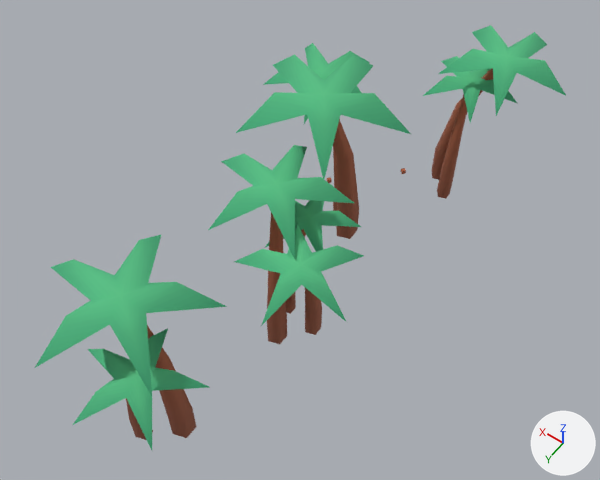
Before and after pictures for a commit that changed the glTF model public/assets/toycar/set-jungle-grove-lite.glb.
The view is the same before and after, from a 50 mm lens placed at (-8.9, 11.42, 20.23), pointed at (-0.6, -0.2, 1.97). The lights are fixed; the arrows at lower right show +X, +Y and +Z. The older version comes first. Where no turn or scale is listed for an object, it has been applied to the vertices. Vertices at exactly the same position are counted once.

The scene before the commit, as lines of its bpy script (objects in view):
```python
ob_anim_drape_sway_a_x_d_3_p_3_2_d = bpy.data.objects.new('anim_drape+sway:a=x:d=3:p=3.2#d', me_anim_drape_sway_a_x_d_3_p_3_2_d)
ob_anim_drape_sway_a_x_d_3_p_3_2_d.location = (-1.6, -7.2, 0.0)
ob_anim_drape_sway_a_x_d_3_p_4_1_b = bpy.data.objects.new('anim_drape+sway:a=x:d=3:p=4.1#b', me_anim_drape_sway_a_x_d_3_p_4_1_b)
ob_anim_drape_sway_a_x_d_3_p_4_1_b.location = (-1.0, 1.0, 0.0)
ob_anim_drape_sway_a_z_d_3_p_3_8_a = bpy.data.objects.new('anim_drape+sway:a=z:d=3:p=3.8#a', me_anim_drape_sway_a_z_d_3_p_3_8_a)
ob_anim_drape_sway_a_z_d_3_p_3_8_a.location = (0.2, 5.5, 0.0)
ob_anim_drape_sway_a_z_d_3_p_4_4_c = bpy.data.objects.new('anim_drape+sway:a=z:d=3:p=4.4#c', me_anim_drape_sway_a_z_d_3_p_4_4_c)
ob_anim_drape_sway_a_z_d_3_p_4_4_c.location = (0.1, -3.6, 0.0)
```
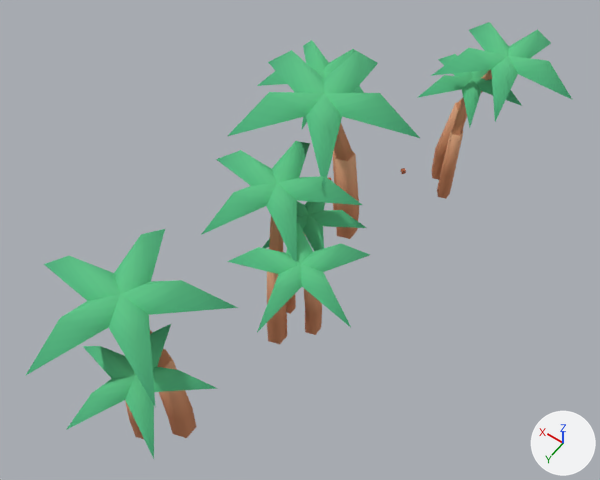
Where the change shows, as pixel boxes (x1, y1, x2, y2) in the pictures (600 x 480 px; the box of a moved part takes in the faces that stretch with it):
'anim_drape+sway:a=z:d=3:p=3.8#a', reshaped (11% wider, 6% taller): before (35, 234, 227, 450); after (25, 229, 238, 459)
'anim_drape+sway:a=x:d=3:p=4.1#b', reshaped (8% wider): before (208, 145, 364, 344); after (201, 141, 370, 344)
'anim_drape+sway:a=z:d=3:p=4.4#c', reshaped (10% wider): before (236, 43, 411, 239); after (228, 40, 420, 239)
'anim_drape+sway:a=x:d=3:p=3.2#d', reshaped (8% wider): before (423, 25, 566, 199); after (417, 22, 572, 199)
part 1 of me_anim_drape_sway_a_x_d_3_p_3_2_d, moved or reshaped: before (438, 25, 566, 116); after (431, 22, 572, 121)
part 2 of me_anim_drape_sway_a_x_d_3_p_3_2_d, moved or reshaped: before (423, 56, 518, 122); after (417, 54, 522, 127)
part 3 of me_anim_drape_sway_a_x_d_3_p_3_2_d, added (orange): after (435, 102, 467, 177)
part 4 of me_anim_drape_sway_a_x_d_3_p_3_2_d, surface changed: (431, 70, 492, 199) in both
part 5 of me_anim_drape_sway_a_x_d_3_p_4_1_b, moved or reshaped: before (208, 145, 354, 259); after (201, 141, 362, 266)
part 6 of me_anim_drape_sway_a_x_d_3_p_4_1_b, moved or reshaped: before (234, 223, 364, 326); after (227, 220, 370, 332)
part 7 of me_anim_drape_sway_a_x_d_3_p_4_1_b, moved or reshaped: before (265, 200, 361, 251); after (262, 201, 366, 324)
part 8 of me_anim_drape_sway_a_x_d_3_p_4_1_b, surface changed (lighter): (267, 216, 322, 344) in both
part 9 of me_anim_drape_sway_a_z_d_3_p_3_8_a, moved or reshaped: before (35, 234, 227, 396); after (25, 229, 238, 406)
part 10 of me_anim_drape_sway_a_z_d_3_p_3_8_a, moved or reshaped: before (73, 328, 209, 450); after (66, 324, 216, 459)
part 11 of me_anim_drape_sway_a_z_d_3_p_3_8_a, surface changed: (129, 330, 197, 439) in both
part 12 of me_anim_drape_sway_a_z_d_3_p_4_4_c, moved or reshaped: before (236, 54, 411, 179); after (228, 50, 420, 189)
part 13 of me_anim_drape_sway_a_z_d_3_p_4_4_c, moved or reshaped: before (263, 43, 370, 124); after (257, 40, 364, 129)
part 14 of me_anim_drape_sway_a_z_d_3_p_4_4_c, added (brown): after (333, 150, 359, 217)
part 15 of me_anim_drape_sway_a_z_d_3_p_4_4_c, surface changed (lighter): (333, 123, 359, 239) in both

The change, as a diff of the scene's bpy script:
```diff
--- a/public/assets/toycar/set-jungle-grove-lite.glb.py
+++ b/public/assets/toycar/set-jungle-grove-lite.glb.py
@@ me_anim_drape_sway_a_x_d_3_p_3_2_d @@
-me_anim_drape_sway_a_x_d_3_p_3_2_d.from_pydata(...)  # 72 vertices, 100 faces; spans x -3.04..1.12, y -2.45..1.31, z -1.1..4.7
+me_anim_drape_sway_a_x_d_3_p_3_2_d.from_pydata(...)  # 82 vertices, 120 faces; spans x -3.24..1.25, y -2.64..1.49, z -1.1..4.74
+# me_anim_drape_sway_a_x_d_3_p_3_2_d part 1: the loose piece of 16 vertices spanning x -3.04..0.59, y -2.45..1.31, z 3.79..4.7 is scaled about its middle by 1.1, then moved by (-0.02, 0.0, -0.01)
+# me_anim_drape_sway_a_x_d_3_p_3_2_d part 2: the loose piece of 16 vertices spanning x -1.75..1.12, y -1.72..1.12, z 2.91..3.6 is scaled about its middle by 1.1, then moved by (-0.01, -0.01, 0.0)
+# me_anim_drape_sway_a_x_d_3_p_3_2_d part 3: 10 vertices added at x -0.53..0.12, y -0.47..0.59, z 1.65..2.15
+# me_anim_drape_sway_a_x_d_3_p_3_2_d part 4: 40 kept faces spanning x -1.17..0.46, y -0.67..0.82, z -1.1..4.3 get new texture (UV) coordinates
 me_anim_drape_sway_a_x_d_3_p_3_2_d.materials.append(mat_colormap)
@@ me_anim_drape_sway_a_x_d_3_p_4_1_b @@
-me_anim_drape_sway_a_x_d_3_p_4_1_b.from_pydata(...)  # 108 vertices, 150 faces; spans x -2.59..2.82, y -2.73..2.35, z -1.1..4.8
+me_anim_drape_sway_a_x_d_3_p_4_1_b.from_pydata(...)  # 123 vertices, 180 faces; spans x -2.76..3.02, y -2.92..2.52, z -1.1..4.85
+# me_anim_drape_sway_a_x_d_3_p_4_1_b part 5: the loose piece of 16 vertices spanning x -0.94..2.82, y -2.73..1.11, z 3.87..4.8 is scaled about its middle by 1.1, then moved by (0.01, -0.01, -0.01)
+# me_anim_drape_sway_a_x_d_3_p_4_1_b part 6: the loose piece of 16 vertices spanning x -2.59..0.73, y -0.86..2.35, z 3.35..4.15 is scaled about its middle by 1.1, then moved by (0.0, 0.01, -0.01)
+# me_anim_drape_sway_a_x_d_3_p_4_1_b part 7: 15 vertices removed from x -1.05..1.58, y -2.65..0.05, z 2.73..3.39; 30 vertices added at x -1.17..1.72, y -2.79..0.22, z 1.55..3.41
+# me_anim_drape_sway_a_x_d_3_p_4_1_b part 8: 60 kept faces spanning x -1.0..0.94, y -1.37..0.71, z -1.1..4.4 get new texture (UV) coordinates
 me_anim_drape_sway_a_x_d_3_p_4_1_b.materials.append(mat_colormap)
@@ me_anim_drape_sway_a_z_d_3_p_3_8_a @@
-me_anim_drape_sway_a_z_d_3_p_3_8_a.from_pydata(...)  # 72 vertices, 100 faces; spans x -2.17..2.4, y -2.34..2.23, z -1.1..5.46
+me_anim_drape_sway_a_z_d_3_p_3_8_a.from_pydata(...)  # 82 vertices, 120 faces; spans x -2.31..2.63, y -2.56..2.39, z -1.1..5.51
+# me_anim_drape_sway_a_z_d_3_p_3_8_a part 9: the loose piece of 16 vertices spanning x -1.82..2.4, y -2.34..2.03, z 4.4..5.46 is scaled about its middle by 1.1, then moved by (0.02, 0.0, -0.01)
+# me_anim_drape_sway_a_z_d_3_p_3_8_a part 10
+# 15 vertices are removed from x -2.17..0.84, y -0.92..2.23, z 3.17..3.93
+# 40 faces are deleted
+# 1 vertex moves within x -0.81, y 0.67, z 3.67
+# 25 vertices are added at x -2.31..1.01, y -1.07..2.39, z 1.8..3.96
+# 60 new faces join them
+# me_anim_drape_sway_a_z_d_3_p_3_8_a part 11: 40 kept faces spanning x -0.91..0.46, y -0.79..0.78, z -1.1..5.0 get new texture (UV) coordinates
 me_anim_drape_sway_a_z_d_3_p_3_8_a.materials.append(mat_colormap)
@@ me_anim_drape_sway_a_z_d_3_p_4_4_c @@
-me_anim_drape_sway_a_z_d_3_p_4_4_c.from_pydata(...)  # 72 vertices, 100 faces; spans x -2.27..2.97, y -2.54..3.25, z -1.1..5.79
+me_anim_drape_sway_a_z_d_3_p_4_4_c.from_pydata(...)  # 82 vertices, 120 faces; spans x -2.5..3.12, y -2.71..3.45, z -1.1..5.84
+# me_anim_drape_sway_a_z_d_3_p_4_4_c part 12: the loose piece of 16 vertices spanning x -2.27..2.37, y -1.19..3.25, z 4.67..5.79 is scaled about its middle by 1.1, then moved by (0.0, -0.02, -0.01)
+# me_anim_drape_sway_a_z_d_3_p_4_4_c part 13: the loose piece of 16 vertices spanning x -0.29..2.97, y -2.54..0.87, z 3.43..4.26 is scaled about its middle by 1.1, then moved by (-0.02, 0.0, -0.01)
+# me_anim_drape_sway_a_z_d_3_p_4_4_c part 14: 10 vertices added at x -0.48..0.92, y -0.78..0.81, z 1.95..2.65
+# me_anim_drape_sway_a_z_d_3_p_4_4_c part 15: 40 kept faces spanning x -0.61..1.62, y -0.96..1.4, z -1.1..5.3 get new texture (UV) coordinates
 me_anim_drape_sway_a_z_d_3_p_4_4_c.materials.append(mat_colormap)
```
